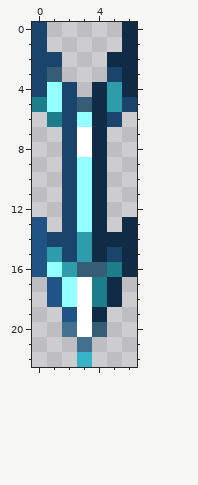
One commit to this pixel-art sprite: 海棱晶箭.png. That is the earlier state.
The file is 14x46 pixels, drawn in blocks of 2x2; one block is one cell here.
After:
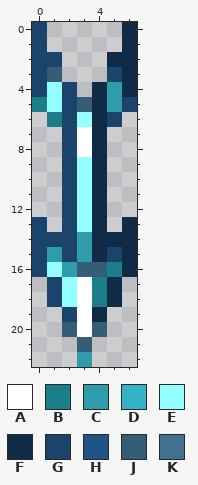
Palette (. is transparent): A #ffffff  B #1c7d8b  C #2f9cac  D #36b3c6  E #94ffff  F #0f2b45  G #1a446c  H #205486  J #365d76  K #427190
Diff:
y 13..16: x 0 H -> G
y 17..18: x 1 H -> G
y 19: x 2 H -> G
y 20: x 2 K -> J
y 21: x 3 K -> J
y 22: x 3 D -> C
Where, in picture pixels (left, top, right, bottom), the same in both pictures:
changed: (32, 217, 92, 367)
